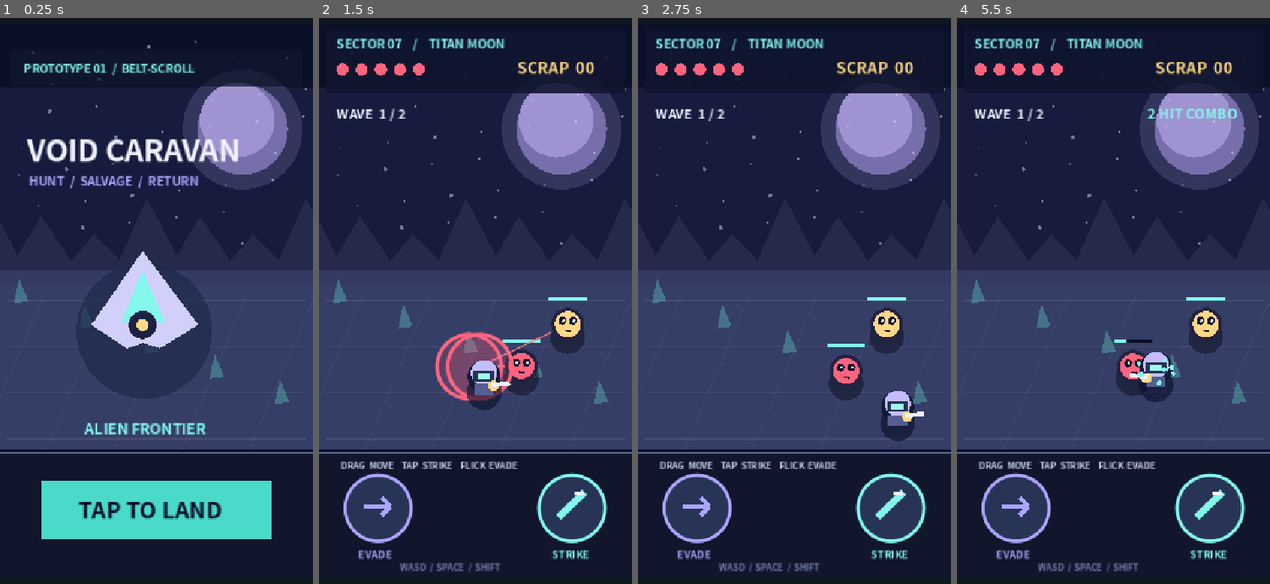
Above: before the commit, frames 1-4 (left to right).
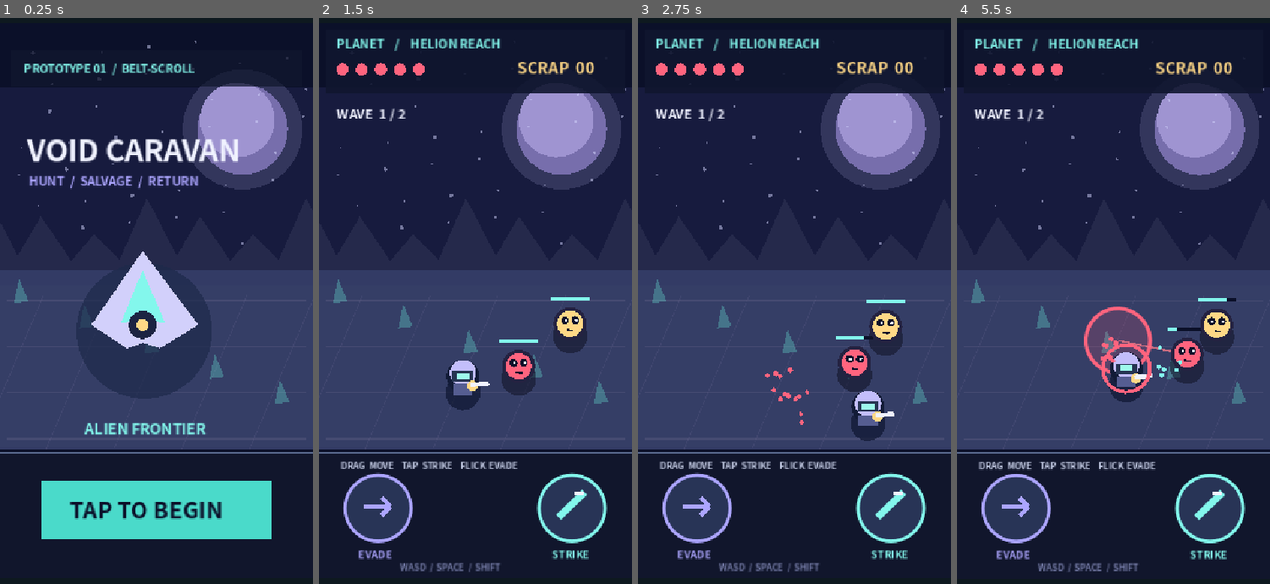
Above: after the commit, the same moments.

Repository: syjkim0125/harvest-deck
Game: Godot game, scene res://sf_combat.tscn
Two runs of this game, one before a commit and one after it. Both use one fixed random seed, a clock stepped at 60 frames per second and the inputs below.
Inputs (mouse positions are in pixels of both pictures, inside the frame that each line leads up to):
- Up to frame 1 (0.25 s): no input
- Up to frame 2 (1.5 s): tap Enter at 0.5, 0.6 s; move the mouse to (544, 267) at 0.52 s; hold D 0.53-1.25 s; click (544, 267) at 0.67 s; tap Space at 0.77, 1.07 s; tap J at 0.8 s; drag from (412, 334) to (459, 436) at 1.27 s
- Up to frame 3 (2.75 s): move the mouse to (825, 153) at 2.02 s; hold D from 2.03 s (still down); tap E at 2.1 s; click (825, 153) at 2.17 s; tap Space at 2.3 s
- Up to frame 4 (5.5 s): release D at 2.75 s; drag from (1097, 436) to (1019, 199) at 2.77 s; move the mouse to (1207, 402) at 3.52 s; hold A 3.53-4.25 s; tap Enter at 3.6 s; click (1207, 402) at 3.67 s; tap Space at 3.77, 4.07, 5.3 s; tap J at 3.8 s; drag from (1019, 199) to (1066, 131) at 4.27 s; move the mouse to (1129, 301) at 5.02 s; hold S from 5.03 s (still down); tap P at 5.1 s; click (1129, 301) at 5.17 s

The runs differ from the first frame. In frame 1, 1.0% of the frame differs, in the area x 22-71%, y 85-89%; in frame 2, 3.9%; in frame 3, 3.5%; in frame 4, 6.2%, in the area x 4-98%, y 3-96%.

Commit message:
feat(sf): launch Living Galaxy alpha navigation, factions and expedition loop
* docs: define living galaxy RPG campaign systems and vertical milestones

* feat(sf): add seeded living galaxy faction simulation and trade routes

* feat(sf): track neutral captain and route-driven expeditions with galaxy state

* feat(sf): route touch and keyboard input through captain, starship and galaxy screens

* feat(sf): render captain origins, ship loadouts and tappable living galaxy star map

* test(sf): cover seeded faction events, route constraints, nonrecruitable named leaders and campaign return

* ci(sf): verify living galaxy travel and campaign before web export

* fix(sf): use literal faction keys and typed array lookup for Godot dictionaries

* docs(sf): record Living Galaxy research, experiment, tests and unverified playfeel

* docs: explain Living Galaxy Alpha first playable flow and honest missing features

* docs(sf): prioritize Living Galaxy alpha and preserve prior prototype as history

* docs(sf): prioritize Living Galaxy alpha and preserve prior prototype as history

* feat(sf): make both captain and ship choices provide distinct gameplay tradeoffs

* test(sf): assert captain salvage and escort hull tradeoffs

* docs(sf): clarify distinct scavenger and escort tradeoffs

Diff:
--- a/scripts/sf_belt_scroll.gd
+++ b/scripts/sf_belt_scroll.gd
@@ -2,6 +2,7 @@
 ## SF pivot: playable, portrait-first belt-scroll combat experiment A.
 ## The old fruit game remains in legacy/harvest-deck-v0.8.11.
 const FONT = preload("res://assets/market-sans.otf")
+const GALAXY_SIM = preload("res://scripts/sf_galaxy_sim.gd")
 const SIZE := Vector2(360, 640)
 const FIELD := Rect2(22, 282, 316, 208)
 const INK := Color("#0b1029")
@@ -14,7 +15,7 @@
 const STRIKE_POS := Vector2(291, 559)
 const DODGE_POS := Vector2(68, 559)
 
-enum Mode { INTRO, COMBAT, CLEAR, DEFEAT }
+enum Mode { INTRO, COMBAT, CLEAR, DEFEAT, CAPTAIN, STARSHIP, GALAXY }
 var mode := Mode.INTRO
 var hero := Vector2(90, 396)
 var facing := 1
@@ -43,6 +44,13 @@
 var layout_scale := 1.0
 var layout_origin := Vector2.ZERO
 var random := RandomNumberGenerator.new()
+# The civilian captain's journey persists across individual combat expeditions.
+var galaxy = GALAXY_SIM.new()
+var campaign_started := false
+var captain_choice := 0
+var ship_choice := 0
+var active_sector := 0
+var mission_notice := ""
 
 func _ready() -> void:
 	random.seed = 20261125
@@ -58,11 +66,45 @@
 func screen_to_game(point: Vector2) -> Vector2:
 	return (point - layout_origin) / maxf(layout_scale, 0.001)
 
+func start_campaign() -> void:
+	galaxy = GALAXY_SIM.new()
+	campaign_started = true
+	mode = Mode.CAPTAIN
+	queue_redraw()
+
+func choose_captain(choice: int) -> void:
+	captain_choice = clampi(choice, 0, 1)
+	mode = Mode.STARSHIP
+	queue_redraw()
+
+func choose_starship(choice: int) -> void:
+	ship_choice = clampi(choice, 0, 1)
+	galaxy.fuel = 6 if ship_choice == 0 else 5
+	mode = Mode.GALAXY
+	queue_redraw()
+
+func jump_to_system(index: int) -> bool:
+	var result: Dictionary = galaxy.travel_to(index)
+	if not result["ok"]:
+		return false
+	active_sector = index
+	mission_notice = String(result["event"])
+	start_run()
+	return true
+
+func finish_expedition(won: bool) -> void:
+	galaxy.finish_expedition(scraps, won)
+	mode = Mode.GALAXY
+	enemies.clear()
+	particles.clear()
+	impact_pause = 0.0
+	queue_redraw()
+
 func start_run() -> void:
 	mode = Mode.COMBAT
 	hero = Vector2(90, 396)
 	facing = 1
-	health = 5
+	health = 5 + (1 if campaign_started and captain_choice == 0 else 0) + (1 if campaign_started and ship_choice == 1 else 0)
 	scraps = 0
 	combo = 0
 	wave = 1
@@ -84,11 +126,12 @@
 func spawn_wave() -> void:
 	enemies.clear()
 	next_wave = -1.0
+	var danger: int = int(galaxy.systems[active_sector]["risk"]) if campaign_started else 0
 	if wave == 1:
-		enemies.append(make_enemy(0, Vector2(264, 395), 3))
-		enemies.append(make_enemy(1, Vector2(304, 342), 3))
+		enemies.append(make_enemy(0, Vector2(264, 395), 3 + danger))
+		enemies.append(make_enemy(1, Vector2(304, 342), 3 + danger))
 	else:
-		enemies.append(make_enemy(2, Vector2(279, 386), 8))
+		enemies.append(make_enemy(2, Vector2(279, 386), 8 + danger * 2))
 
 func make_enemy(kind: int, position: Vector2, hp: int) -> Dictionary:
 	return {
@@ -224,7 +267,7 @@
 			impact_fx = 0.16
 			shake = 3.0
 			if int(e["hp"]) <= 0:
-				scraps += 3 if int(e["kind"]) == 2 else 1
+				scraps += (3 if int(e["kind"]) == 2 else 1) + (1 if campaign_started and captain_choice == 1 else 0)
 				burst(pos, GOLD, 14)
 				enemies.remove_at(i)
 	combo = mini(combo + 1, 9) if landed > 0 else 0
@@ -274,16 +317,64 @@
 		drag_touch(screen_to_game(event.position))
 	elif event is InputEventKey and event.pressed and not event.echo:
 		if mode != Mode.COMBAT and (event.keycode == KEY_ENTER or event.keycode == KEY_SPACE):
-			start_run()
+			match mode:
+				Mode.INTRO:
+					start_campaign()
+				Mode.CAPTAIN:
+					choose_captain(0)
+				Mode.STARSHIP:
+					choose_starship(0)
+				Mode.GALAXY:
+					for destination in galaxy.systems[galaxy.current_system]["routes"]:
+						if jump_to_system(int(destination)):
+							break
+				Mode.CLEAR:
+					if campaign_started:
+						finish_expedition(true)
+					else:
+						start_run()
+				Mode.DEFEAT:
+					if campaign_started:
+						finish_expedition(false)
+					else:
+						start_run()
 		elif event.keycode == KEY_SPACE or event.keycode == KEY_J:
 			strike()
 		elif event.keycode == KEY_SHIFT or event.keycode == KEY_K:
 			dodge(Vector2(float(facing), 0.0))
 
 func begin_touch(id: int, point: Vector2) -> void:
-	if mode != Mode.COMBAT:
-		start_run()
-		return
+	match mode:
+		Mode.INTRO:
+			start_campaign()
+			return
+		Mode.CAPTAIN:
+			choose_captain(0 if point.x < SIZE.x / 2.0 else 1)
+			return
+		Mode.STARSHIP:
+			choose_starship(0 if point.x < SIZE.x / 2.0 else 1)
+			return
+		Mode.GALAXY:
+			if point.y >= 556.0 and point.y < 615.0:
+				galaxy.refuel_at_freeport()
+				queue_redraw()
+				return
+			var target_index: int = galaxy.nearest_reachable(point, 38.0)
+			if target_index >= 0:
+				jump_to_system(target_index)
+			return
+		Mode.CLEAR:
+			if campaign_started:
+				finish_expedition(true)
+			else:
+				start_run()
+			return
+		Mode.DEFEAT:
+			if campaign_started:
+				finish_expedition(false)
+			else:
+				start_run()
+			return
 	if point.distance_to(STRIKE_POS) < 45.0:
 		strike()
 		return
@@ -325,10 +416,15 @@
 		jitter = Vector2(random.randf_range(-shake, shake), random.randf_range(-shake, shake))
 	draw_set_transform(layout_origin + jitter * layout_scale, 0.0, Vector2.ONE * layout_scale)
 	paint_world()
-	if mode == Mode.INTRO:
-		paint_title()
-	else:
-		paint_game()
+	match mode:
+		Mode.INTRO:
+			paint_title()
+		Mode.CAPTAIN, Mode.STARSHIP:
+			paint_setup()
+		Mode.GALAXY:
+			paint_galaxy()
+		_:
+			paint_game()
 	draw_set_transform(Vector2.ZERO, 0.0, Vector2.ONE)
 
 func paint_world() -> void:
@@ -379,11 +475,78 @@
 	draw_text("HUNT  /  SALVAGE  /  RETURN", Vector2(33, 188), 14, LILAC)
 	draw_text("ALIEN FRONTIER", Vector2(97, 474), 17, ICE)
 	draw_rect(Rect2(47, 528, 266, 67), Color("#4adaca"))
-	draw_text("TAP TO LAND", Vector2(90, 571), 26, INK)
+	draw_text("TAP TO BEGIN", Vector2(80, 571), 26, INK)
+
+func paint_setup() -> void:
+	var is_captain := mode == Mode.CAPTAIN
+	draw_rect(Rect2(18, 98, 324, 92), Color("#111a37", 0.96))
+	draw_text("YOUR JOURNEY BEGINS", Vector2(31, 133), 22, ICE)
+	draw_text("NO FLAG. NO MASTER. YOUR CHOICE.", Vector2(31, 164), 12, WHITE)
+	draw_text("1 / 2   CAPTAIN" if is_captain else "2 / 2   STARSHIP", Vector2(26, 252), 17, LILAC)
+	var left: Rect2 = Rect2(18, 288, 154, 196)
+	var right: Rect2 = Rect2(188, 288, 154, 196)
+	draw_rect(left, Color("#233656"))
+	draw_rect(right, Color("#352b53"))
+	for panel in [left, right]:
+		draw_rect(Rect2(panel.position.x, panel.position.y, panel.size.x, 4), ICE if panel == left else GOLD)
+	if is_captain:
+		draw_circle(Vector2(95, 350), 27, ICE)
+		draw_circle(Vector2(265, 350), 27, GOLD)
+		draw_text("GUARDIAN", Vector2(35, 408), 18, WHITE)
+		draw_text("+1 HP", Vector2(49, 440), 17, ICE)
+		draw_text("SCAVENGER", Vector2(198, 408), 16, WHITE)
+		draw_text("+1 SALVAGE", Vector2(200, 440), 12, GOLD)
+	else:
+		draw_colored_polygon(PackedVector2Array([Vector2(95, 325), Vector2(135, 367), Vector2(95, 351), Vector2(55, 367)]), ICE)
+		draw_colored_polygon(PackedVector2Array([Vector2(265, 325), Vector2(313, 369), Vector2(265, 356), Vector2(217, 369)]), GOLD)
+		draw_text("SCOUT", Vector2(55, 408), 21, WHITE)
+		draw_text("6 FUEL", Vector2(52, 440), 17, ICE)
+		draw_text("ESCORT", Vector2(224, 408), 20, WHITE)
+		draw_text("5 FUEL / +1 HP", Vector2(198, 440), 12, GOLD)
+	draw_text("TAP A PORTRAIT TO CHOOSE", Vector2(66, 546), 15, WHITE)
+
+func paint_galaxy() -> void:
+	draw_rect(Rect2(10, 9, 340, 175), Color("#11172f", 0.96))
+	draw_text("VOID CARAVAN  /  NAVIGATION", Vector2(20, 34), 17, ICE)
+	draw_text("FREE CAPTAIN  |  NO ALLEGIANCE", Vector2(20, 59), 12, LILAC)
+	draw_text("CREDITS %d    FUEL %d    CARGO %d" % [galaxy.credits, galaxy.fuel, galaxy.cargo], Vector2(20, 84), 15, GOLD)
+	draw_text("JUMPS %d    RENOWN %d" % [galaxy.turns, galaxy.fame], Vector2(20, 107), 14, WHITE)
+	draw_text(galaxy.last_news.substr(0, 43), Vector2(20, 140), 11, LILAC)
+	draw_text(galaxy.last_encounter.substr(0, 43), Vector2(20, 164), 11, ICE)
+	draw_rect(Rect2(9, 202, 342, 350), Color("#0a132c", 0.9))
+	for i in range(galaxy.systems.size()):
+		var source: Dictionary = galaxy.systems[i]
+		var start: Vector2 = source["pos"]
+		for dest in source["routes"]:
+			var j: int = dest
+			if i < j:
+				var endpoint: Vector2 = galaxy.systems[j]["pos"]
+				draw_line(start, endpoint, Color("#587494", 0.78), 2.0)
+	for i in range(galaxy.systems.size()):
+		var sector: Dictionary = galaxy.systems[i]
+		var p: Vector2 = sector["pos"]
+		var owner: String = sector["owner"]
+		var tint: Color = GALAXY_SIM.FACTIONS[owner]["color"]
+		var reachable: bool = galaxy.can_travel(i)
+		var here: bool = i == galaxy.current_system
+		var r := 16.0 if here else 13.0
+		if reachable:
+			draw_arc(p, 30.0, 0.0, TAU, 36, ICE, 2.5, true)
+		if here:
+			draw_arc(p, 28.0, 0.0, TAU, 36, GOLD, 3.5, true)
+		draw_circle(p, r + 4.0, INK)
+		draw_circle(p, r, tint)
+		draw_circle(p + Vector2(-4, -4), 4.0, WHITE)
+		draw_text(String(sector["name"]), p + Vector2(-33, -33), 10, WHITE if galaxy.visited[i] else LILAC)
+	draw_rect(Rect2(11, 562, 338, 55), Color("#273351"))
+	draw_text("TAP CONNECTED STAR TO JUMP", Vector2(30, 585), 15, WHITE)
+	draw_text("AT FREEPORT: TAP HERE TO REFUEL 4C", Vector2(30, 604), 11, ICE)
+	draw_text("GALAXY CHANGES AFTER EACH JUMP", Vector2(44, 630), 10, LILAC)
 
 func paint_game() -> void:
 	draw_rect(Rect2(8, 9, 344, 72), Color("#10162f", 0.9))
-	draw_text("SECTOR 07    /    TITAN MOON", Vector2(20, 30), 14, ICE)
+	var sector_title := String(galaxy.systems[active_sector]["name"]) if campaign_started else "TITAN MOON"
+	draw_text("PLANET    /    " + sector_title, Vector2(20, 30), 14, ICE)
 	for i in range(5):
 		draw_circle(Vector2(27 + i * 22, 54), 7, CORAL if i < health else Color("#35334b"))
 	draw_text("SCRAP  %02d" % scraps, Vector2(228, 59), 18, GOLD)
@@ -471,5 +634,5 @@
 	draw_rect(Rect2(14, 304, 332, 176), Color("#11172f", 0.94))
 	draw_text("SALVAGE SECURED" if won else "SIGNAL LOST", Vector2(31, 352), 26, ICE if won else CORAL)
 	draw_text("SCRAP RECOVERED   %d" % scraps, Vector2(41, 392), 17, GOLD)
-	draw_text("TAP TO REDEPLOY", Vector2(57, 453), 23, WHITE)
+	draw_text("TAP TO GALAXY" if campaign_started else "TAP TO REDEPLOY", Vector2(57, 453), 23, WHITE)
 	draw_text("SHIP WORKSHOP: NEXT MILESTONE", Vector2(47, 563), 13, LILAC)
--- /dev/null
+++ b/scripts/sf_galaxy_sim.gd
@@ -0,0 +1,152 @@
+extends RefCounted
+## Deterministic, UI-free living galaxy simulation. No saved-game schema yet.
+## Every hyperspace jump advances competing NPC factions independently of the player.
+
+const FREE := "free"
+const HELION := "helion"
+const VELA := "vela"
+const ASH := "ash"
+const CHOIR := "choir"
+const DUSK := "dusk"
+
+const FACTIONS := {
+	"free": {"name": "Free Drifters", "leader": "", "power": 0, "color": Color("#a8c5d7")},
+	"helion": {"name": "Helion Directorate", "leader": "Marshal Voss", "power": 7, "color": Color("#f3b26d")},
+	"vela": {"name": "Vela Compact", "leader": "Broker Minae", "power": 5, "color": Color("#80e2c8")},
+	"ash": {"name": "Ashline Freefront", "leader": "Captain Rook", "power": 6, "color": Color("#f37491")},
+	"choir": {"name": "Choir of the Veil", "leader": "Oracle Sevrin", "power": 5, "color": Color("#bc9ffc")},
+	"dusk": {"name": "Dusk Corsairs", "leader": "Admiral Kest", "power": 6, "color": Color("#ff707f")}
+}
+# Routes are bidirectional. Zone 0 is independent trade space.
+const START_SYSTEMS := [
+	{"name": "FREEPORT", "owner": FREE, "pos": Vector2(85, 343), "routes": [1, 2], "risk": 0},
+	{"name": "HELION REACH", "owner": HELION, "pos": Vector2(207, 291), "routes": [0, 3], "risk": 1},
+	{"name": "VEIL MOON", "owner": CHOIR, "pos": Vector2(144, 448), "routes": [0, 3, 4], "risk": 2},
+	{"name": "ASH FRONT", "owner": ASH, "pos": Vector2(287, 390), "routes": [1, 2, 4], "risk": 2},
+	{"name": "DUSK GATE", "owner": DUSK, "pos": Vector2(274, 491), "routes": [2, 3], "risk": 3}
+]
+
+var rng := RandomNumberGenerator.new()
+var systems: Array[Dictionary] = []
+var visited: Array[bool] = []
+var current_system := 0
+var turns := 0
+var fuel := 6
+var credits := 18
+var cargo := 0
+var fame := 0
+var war_events := 0
+var last_news := "Neutral captain. Choose a route."
+var last_encounter := ""
+
+func _init(world_seed: int = 20261125) -> void:
+	rng.seed = world_seed
+	for entry in START_SYSTEMS:
+		systems.append(entry.duplicate(true))
+		visited.append(false)
+	visited[0] = true
+
+func is_named_recruitable(person_name: String) -> bool:
+	# Faction leaders may negotiate, fight or issue missions, but never join crew.
+	for faction in FACTIONS.values():
+		if not String(faction["leader"]).is_empty() and person_name == String(faction["leader"]):
+			return false
+	return true
+
+func can_travel(index: int) -> bool:
+	if index < 0 or index >= systems.size() or fuel <= 0:
+		return false
+	if index == current_system:
+		return false
+	var routes: Array = systems[current_system]["routes"]
+	return routes.has(index)
+
+func travel_to(index: int) -> Dictionary:
+	if not can_travel(index):
+		return {"ok": false, "event": "Route locked or out of fuel."}
+	fuel -= 1
+	current_system = index
+	visited[index] = true
+	turns += 1
+	var encounter := _roll_encounter(index)
+	# NPC factions move and fight *without* being gated on player reputation.
+	advance_factions()
+	last_encounter = encounter
+	return {"ok": true, "event": encounter, "system": index, "turn": turns}
+
+func _roll_encounter(index: int) -> String:
+	var owner: String = systems[index]["owner"]
+	var options: Array[String] = [
+		"Salvage beacon in the debris field.",
+		"Unknown life signs near the ruins.",
+		"Distress signal from a lost crew."
+	]
+	match owner:
+		HELION:
+			options.append("Directorate patrol requests ID.")
+		ASH:
+			options.append("Freefront scouts demand supplies.")
+		CHOIR:
+			options.append("Veil pilgrims protect a relic.")
+		DUSK:
+			options.append("Corsair ship preparing an ambush.")
+		VELA:
+			options.append("Trade convoy offers a contract.")
+	return options[rng.randi_range(0, options.size() - 1)]
+
+func advance_factions() -> void:
+	# Contested borders are the only candidates: a war needs a geographic cause.
+	var frontiers: Array[Vector2i] = []
+	for i in range(systems.size()):
+		for neighbor in systems[i]["routes"]:
+			var j: int = neighbor
+			if i >= j:
+				continue
+			var a: String = systems[i]["owner"]
+			var b: String = systems[j]["owner"]
+			if a != FREE and b != FREE and a != b:
+				frontiers.append(Vector2i(i, j))
+	if frontiers.is_empty():
+		last_news = "Quiet cycle. No hostile borders."
+		return
+	var border: Vector2i = frontiers[rng.randi_range(0, frontiers.size() - 1)]
+	var attacker_index: int = border.x if rng.randf() < 0.5 else border.y
+	var defender_index: int = border.y if attacker_index == border.x else border.x
+	var attacker: String = systems[attacker_index]["owner"]
+	var defender: String = systems[defender_index]["owner"]
+	# Most turns change the situation without flipping the entire map.
+	var attack_roll: int = rng.randi_range(1, 6) + int(FACTIONS[attacker]["power"])
+	var defence_roll: int = rng.randi_range(1, 6) + int(FACTIONS[defender]["power"]) + 2
+	if attack_roll > defence_roll + 2:
+		systems[defender_index]["owner"] = attacker
+		war_events += 1
+		last_news = "%s took %s." % [FACTIONS[attacker]["name"], systems[defender_index]["name"]]
+	else:
+		last_news = "%s skirmished with %s." % [FACTIONS[attacker]["name"], FACTIONS[defender]["name"]]
+
+func finish_expedition(scrap: int, won: bool) -> void:
+	var secured: int = maxi(scrap, 0)
+	if not won:
+		secured = floori(float(secured) / 2.0)
+	cargo += secured
+	credits += secured * 3
+	if won:
+		fame += 1
+	fuel = mini(fuel + 1, 6)
+
+func refuel_at_freeport() -> bool:
+	if current_system != 0 or credits < 4 or fuel >= 6:
+		return false
+	credits -= 4
+	fuel = mini(fuel + 3, 6)
+	return true
+
+func nearest_reachable(point: Vector2, radius: float = 34.0) -> int:
+	var closest := -1
+	var best := radius
+	for i in range(systems.size()):
+		var dist: float = point.distance_to(systems[i]["pos"])
+		if can_travel(i) and dist < best:
+			best = dist
+			closest = i
+	return closest
--- /dev/null
+++ b/tests/sf_galaxy.gd
@@ -0,0 +1,67 @@
+extends SceneTree
+const WORLD = preload("res://scripts/sf_galaxy_sim.gd")
+const GAME = preload("res://scripts/sf_belt_scroll.gd")
+var checks := 0
+var errors := 0
+
+func _initialize() -> void:
+	call_deferred("verify")
+
+func verify() -> void:
+	var galaxy = WORLD.new(20261125)
+	test(galaxy.current_system == 0 and galaxy.credits == 18 and galaxy.fuel == 6, "independent civilian begins at Freeport with provisions")
+	test(galaxy.systems.size() == 5 and galaxy.visited[0], "five star destinations exist and starting port is known")
+	test(not galaxy.can_travel(4) and galaxy.can_travel(1) and galaxy.can_travel(2), "star routes respect visible adjacency")
+	test(not galaxy.travel_to(4)["ok"] and galaxy.turns == 0, "illegal jumps cannot skip routes or advance war")
+	test(not galaxy.is_named_recruitable("Marshal Voss") and not galaxy.is_named_recruitable("Oracle Sevrin"), "named faction leaders cannot join the player")
+	test(galaxy.is_named_recruitable("Wandering Medic"), "ordinary recruits remain eligible")
+	var first: Dictionary = galaxy.travel_to(1)
+	test(first["ok"] and first["system"] == 1, "player can jump to connected enemy territory")
+	test(galaxy.current_system == 1 and galaxy.visited[1] and galaxy.fuel == 5, "jump consumes fuel and reveals the sector")
+	test(galaxy.turns == 1 and not galaxy.last_news.is_empty(), "NPC factions act during every travel turn")
+	var replay = WORLD.new(20261125)
+	var same: Dictionary = replay.travel_to(1)
+	test(same["event"] == first["event"] and replay.last_news == galaxy.last_news, "same seed and route replay the same incident and faction news")
+	var before_credits: int = galaxy.credits
+	galaxy.finish_expedition(4, true)
+	test(galaxy.cargo == 4 and galaxy.credits == before_credits + 12 and galaxy.fame == 1, "successful salvage funds and raises captain reputation")
+	test(galaxy.fuel == 6, "returning from a mission restores one fuel")
+	test(galaxy.nearest_reachable(Vector2(287, 390)) == 3, "tapping a connected star selects that destination")
+	test(galaxy.nearest_reachable(Vector2(274, 491)) == -1, "inaccessible star cannot be jumped to")
+
+	var game = GAME.new()
+	root.add_child(game)
+	game.set_process(false)
+	test(game.mode == 0, "screen begins with original playable landing intro")
+	game.start_campaign()
+	test(game.mode == 4 and game.campaign_started, "campaign begins with captain creation")
+	game.choose_captain(0)
+	test(game.mode == 5, "captain origin leads to starship choice")
+	game.choose_starship(0)
+	test(game.mode == 6 and game.galaxy.current_system == 0, "chosen civilian ship arrives at the starmap")
+	test(game.jump_to_system(1) and game.mode == 1, "travel enters existing playable alien combat")
+	test(game.active_sector == 1 and game.health == 6 and game.wave == 1, "guardian origin modifies starting HP without rewriting combat")
+	game.scraps = 5
+	game.finish_expedition(true)
+	test(game.mode == 6 and game.galaxy.cargo == 5, "salvage returns to the living galaxy instead of restarting the arena")
+	game.start_campaign()
+	game.choose_captain(1)
+	game.choose_starship(1)
+	test(game.galaxy.fuel == 5, "escort ship trades fuel range for extra hull")
+	test(game.jump_to_system(1) and game.health == 6, "escort hull adds one HP for a scavenger captain")
+	game.hero = game.enemies[0]["pos"] - Vector2(58, 0)
+	game.facing = 1
+	game.enemies[0]["hp"] = 1
+	game.strike()
+	test(game.scraps == 2, "scavenger captain earns additional salvage from a defeated alien")
+	game.queue_free()
+	await process_frame
+	print("SF GALAXY: %d checks / %d failures" % [checks, errors])
+	quit(1 if errors else 0)
+
+func test(ok: bool, message: String) -> void:
+	checks += 1
+	if not ok:
+		errors += 1
+		push_error(message)
+	print("PASS " if ok else "FAIL ", message)
Not shown, changed: docs/HANDOFF.md
Not shown, added: docs/LIVING_GALAXY_VISION.md
Not shown, added: docs/RESEARCH_LOG.md
Not shown, changed: docs/ROADMAP.md
